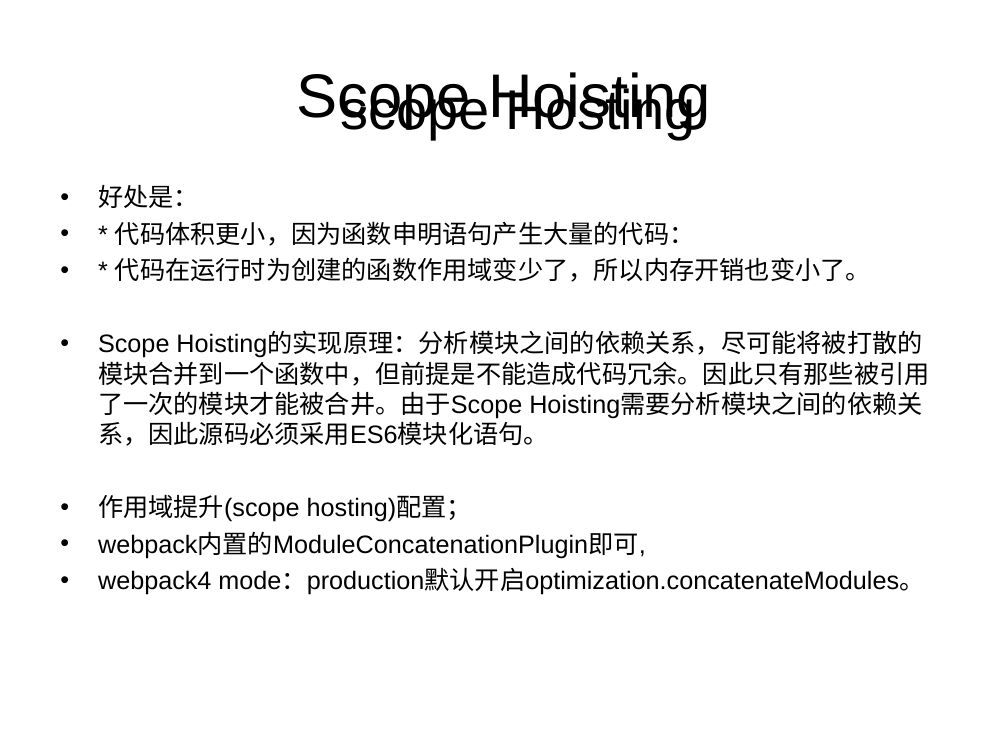
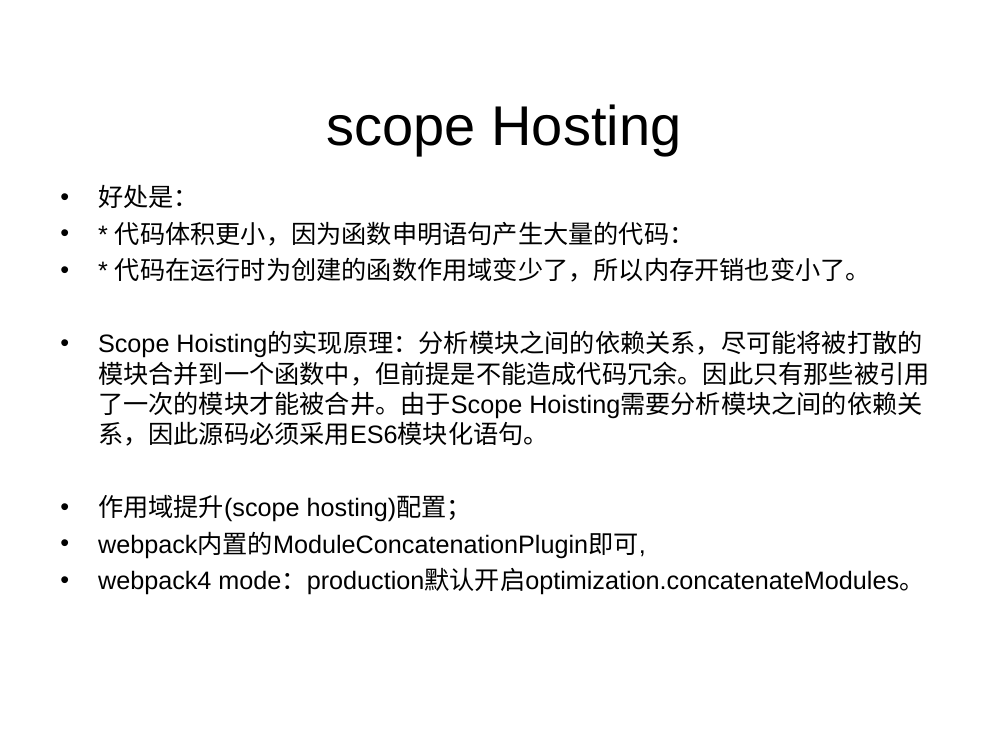
Before and after one commit to wangjiaoj/document, a slide deck: slide 18 of webpack/webpack教程.ppt. Drawn at 1008x756 pixels with LibreOffice and Linux fonts; fonts in the diff are those of the drawing. Boxes give left, top, right and bottom in pixels: in the first picture for what was removed or moved away, otherwise in the second. Text is boxed around its words. In the diff, an @@ line names an element or a change of style, - is before the commit and + after.

```diff
--- a/webpack/webpack教程.ppt
+++ b/webpack/webpack教程.ppt
@@ text "scope Hosting" rewrapped from box(297, 74, 696, 139) to box(327, 104, 682, 155) @@
@@ title removed at box(341, 72, 710, 139) @@
-Scope Hoisting
```
Also in this commit, not shown: 20 other slides changed, 1 slide added, 1 slide removed, 9 other files.
